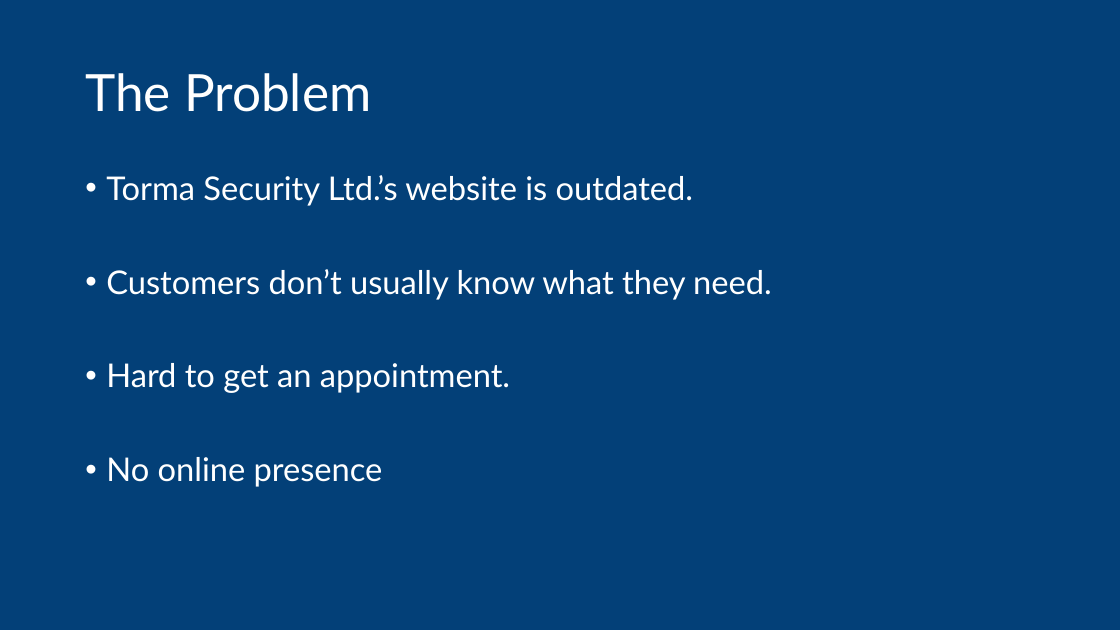
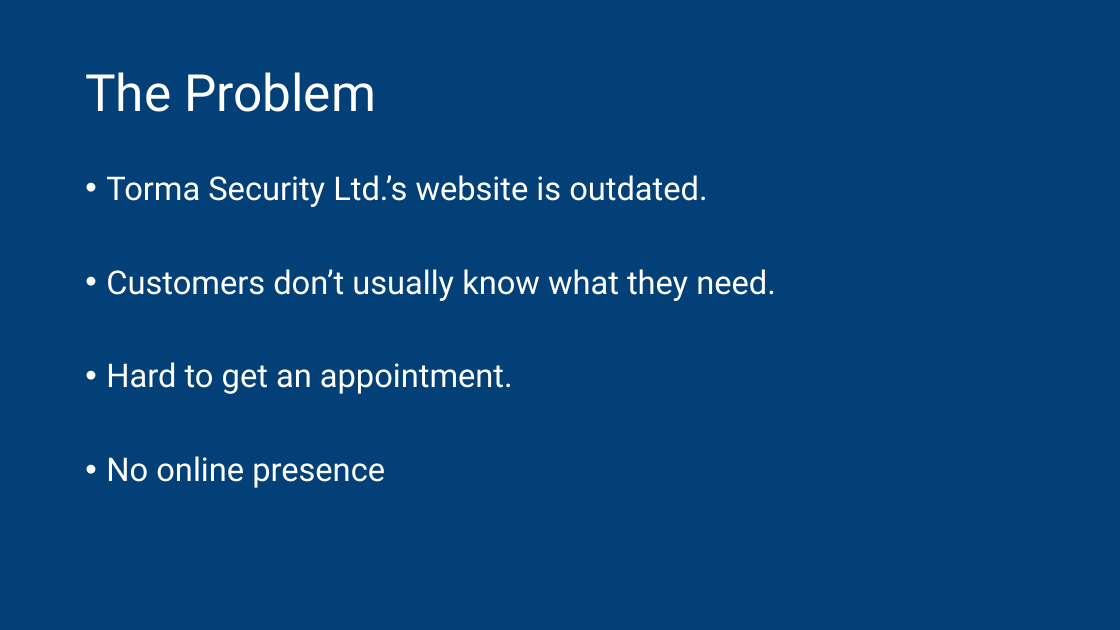
Before and after one commit to maggotstf2/mestermu, a slide deck: slide 3 of documentation/TORMA Biztonságtechnika.pptx. Drawn at 1120x630 pixels with LibreOffice and Linux fonts; fonts in the diff are those of the drawing. Boxes give left, top, right and bottom in pixels: in the first picture for what was removed or moved away, otherwise in the second. Text is boxed around its words. In the diff, an @@ line names an element or a change of style, - is before the commit and + after.

Commit message:
Styling changes to presentation
Added Cantarell font family

```diff
--- a/documentation/TORMA Biztonságtechnika.pptx
+++ b/documentation/TORMA Biztonságtechnika.pptx
@@ title "The Problem" at (85, 72, 376, 112): font Lato to Roboto @@
@@ text "Torma Security Ltd.’s website is ..." at (106, 175, 776, 488): font Lato to Roboto @@
```
Also in this commit, not shown: 4 other slides changed, 1 other file.
